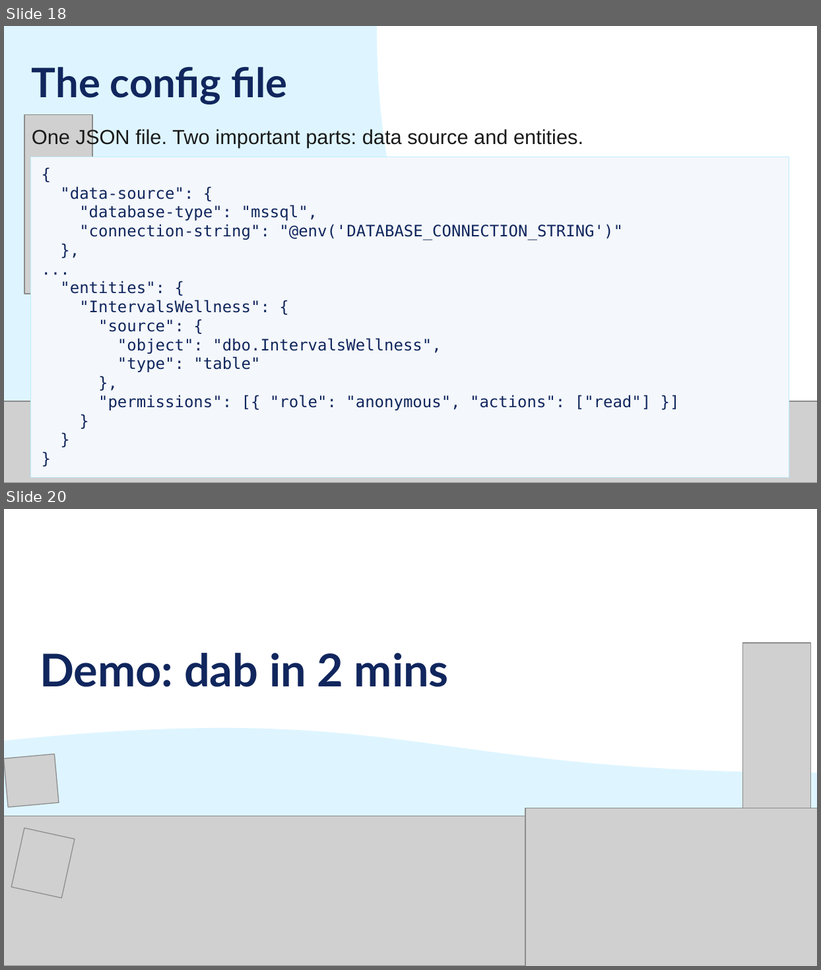
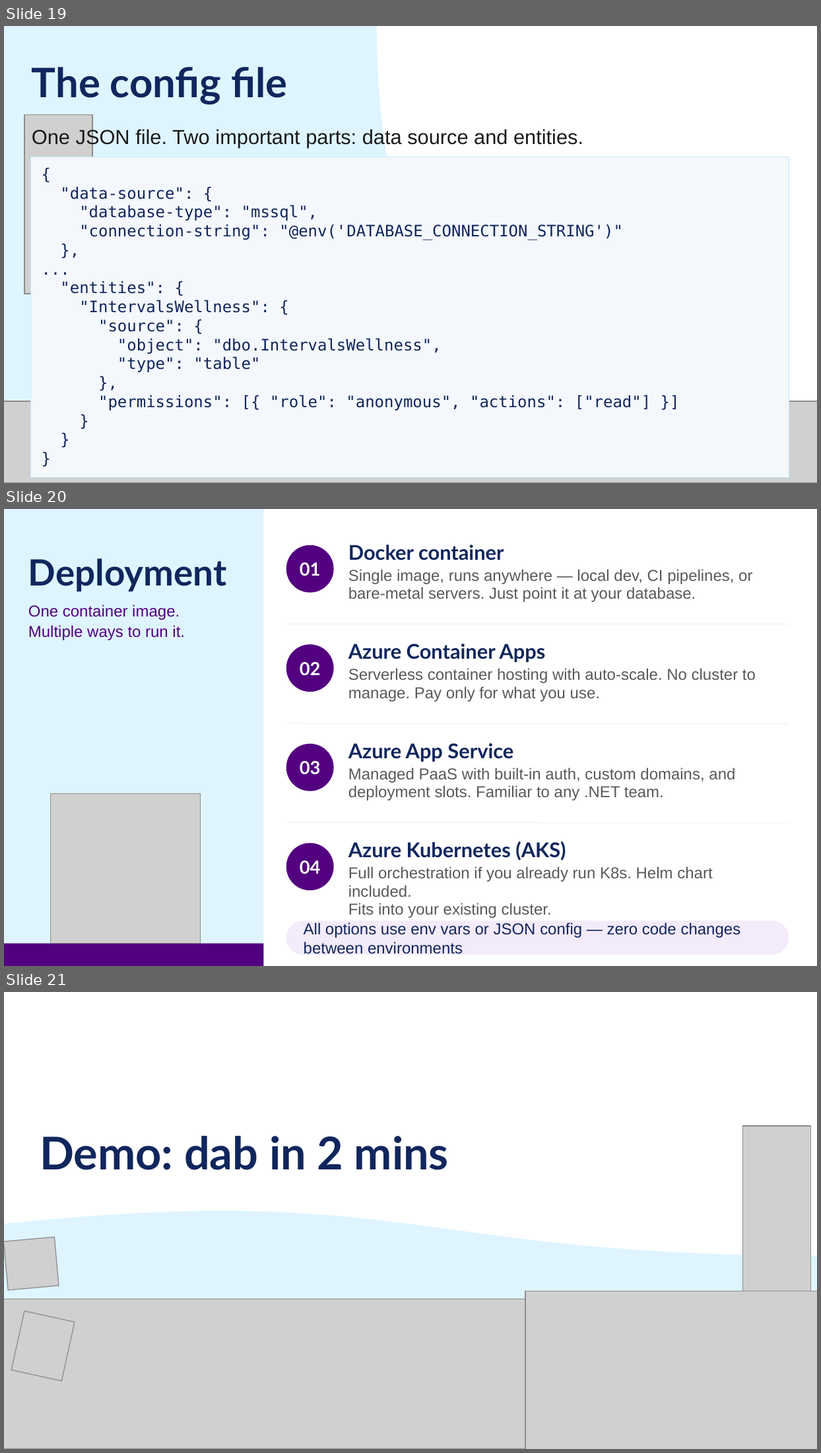
Before and after one commit to jpomfret/dab-presentation, a slide deck: Pomfret - dab - grillen - draft.pptx. Shown one above the other, each under a label of ours: slides 18 and 20 before the commit, slides 19, 20 and 21 after it; the slides between them are not shown. The pictures are 821x970 and 821x1453 pixels, drawn with LibreOffice and Linux fonts; fonts in the diff are those of the drawing; grey boxes stand for pictures. Boxes give left, top, right and bottom in pixels: in the first picture for what was removed or moved away, otherwise in the second. Text is boxed around its words. In the diff, an @@ line names an element or a change of style, - is before the commit and + after.

```diff
--- a/Pomfret - dab - grillen - draft.pptx
+++ b/Pomfret - dab - grillen - draft.pptx
@@ slide 20 added at bbox=[4, 509, 817, 966], background #FFFFFF @@
@@ rectangle added at bbox=[4, 509, 263, 966], fill #DEF5FF, 14 pt, text #530080 @@
+Deployment
+One container image.
+Multiple ways to run it.
@@ ellipse added at bbox=[286, 545, 333, 592], fill #530080, 16 pt, text #FFFFFF, bold @@
+01
@@ text added at bbox=[349, 545, 752, 602], 14 pt, text #595959 @@
+Docker container
+Single image, runs anywhere — local dev, CI pipelines, or bare-metal servers. Just point it at your database.
@@ line added from (286, 625) to (789, 625), #EEEEEE 0.5 pt @@
@@ ellipse added at bbox=[286, 645, 333, 692], fill #530080, 16 pt, text #FFFFFF, bold @@
+02
@@ text added at bbox=[349, 644, 756, 702], 14 pt, text #595959 @@
+Azure Container Apps
+Serverless container hosting with auto-scale. No cluster to manage. Pay only for what you use.
@@ line added from (286, 723) to (789, 723), #EEEEEE 0.5 pt @@
@@ ellipse added at bbox=[286, 744, 333, 791], fill #530080, 16 pt, text #FFFFFF, bold @@
+03
@@ text added at bbox=[349, 743, 735, 801], 14 pt, text #595959 @@
+Azure App Service
+Managed PaaS with built-in auth, custom domains, and deployment slots. Familiar to any .NET team.
@@ picture added at bbox=[50, 794, 200, 944] @@
@@ line added from (286, 823) to (789, 823), #EEEEEE 0.5 pt @@
@@ ellipse added at bbox=[286, 843, 333, 890], fill #530080, 16 pt, text #FFFFFF, bold @@
+04
@@ text added at bbox=[349, 842, 712, 918], 14 pt, text #595959 @@
+Azure Kubernetes (AKS)
+Full orchestration if you already run K8s. Helm chart included.
+Fits into your existing cluster.
@@ rounded rectangle added at bbox=[286, 921, 789, 955], fill #F3EAFA, 14 pt, text #10265D @@
+All options use env vars or JSON config — zero code changes between environments
@@ rectangle added at bbox=[4, 944, 263, 966], fill #530080 @@
@@ what was slide 18 is now slide 19 @@
@@ what was slide 20 is now slide 21 @@
```
Also in this commit, not shown: 10 slides changed, 6 other slides added, 4 slides removed, 20 other files.
